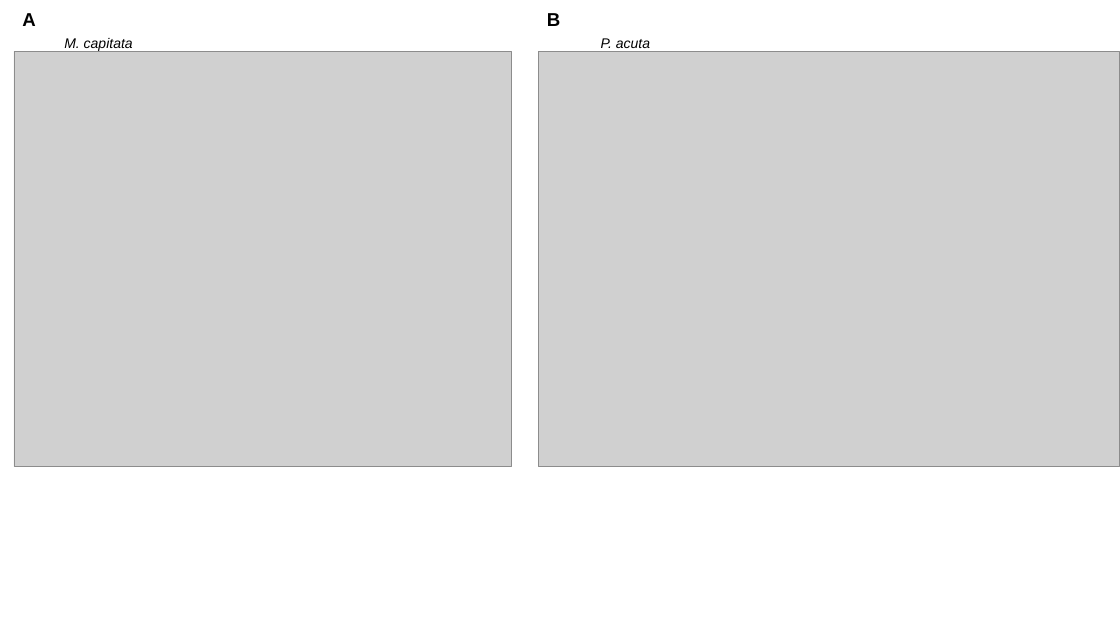
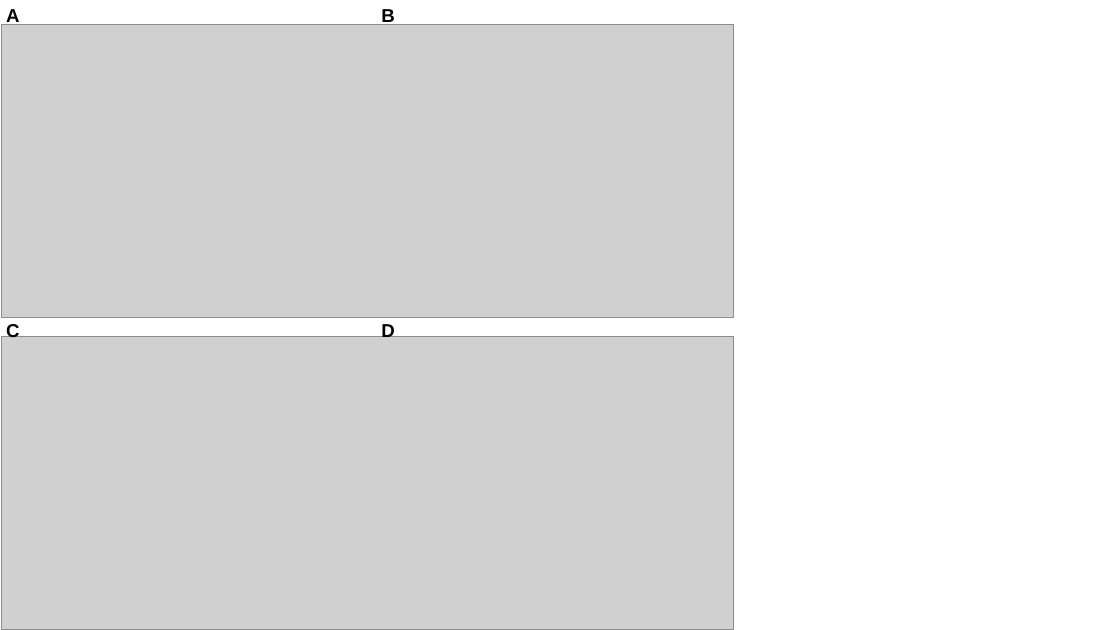
Before and after one commit to hputnam/Meth_Compare, a slide deck: slide 3 of analyses/Coverage_analysis/Genome_CpG_coverage_analysis.pptx. Drawn at 1120x630 pixels with LibreOffice and Linux fonts; fonts in the diff are those of the drawing; grey boxes stand for pictures. Boxes give left, top, right and bottom in pixels: in the first picture for what was removed or moved away, otherwise in the second. Text is boxed around its words. In the diff, an @@ line names an element or a change of style, - is before the commit and + after.

```diff
--- a/analyses/Coverage_analysis/Genome_CpG_coverage_analysis.pptx
+++ b/analyses/Coverage_analysis/Genome_CpG_coverage_analysis.pptx
@@ text "A" rewrapped from (22, 13, 35, 26) to (6, 8, 19, 25) @@
@@ picture added at (2, 24, 734, 318) @@
@@ text "B": place and size @@
-text "B" at (547, 13, 560, 26)
+text "B" at (381, 8, 394, 24)
@@ picture removed at (14, 51, 512, 466) @@
@@ text removed at (64, 38, 133, 52) @@
-M. capitata
@@ picture removed at (539, 51, 1120, 466) @@
@@ text removed at (601, 38, 650, 52) @@
-P. acuta
@@ text added at (6, 323, 19, 337), 16 pt, text #000000, bold @@
+C
@@ text added at (381, 323, 394, 337), 16 pt, text #000000, bold @@
+D
@@ picture added at (2, 337, 734, 630) @@
```
Also in this commit, not shown: 1 other file.
